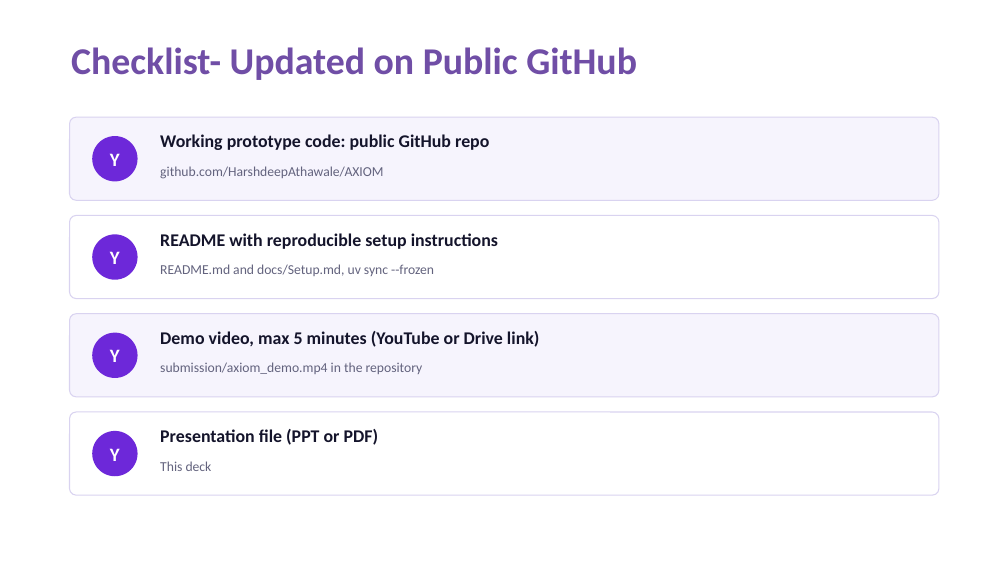
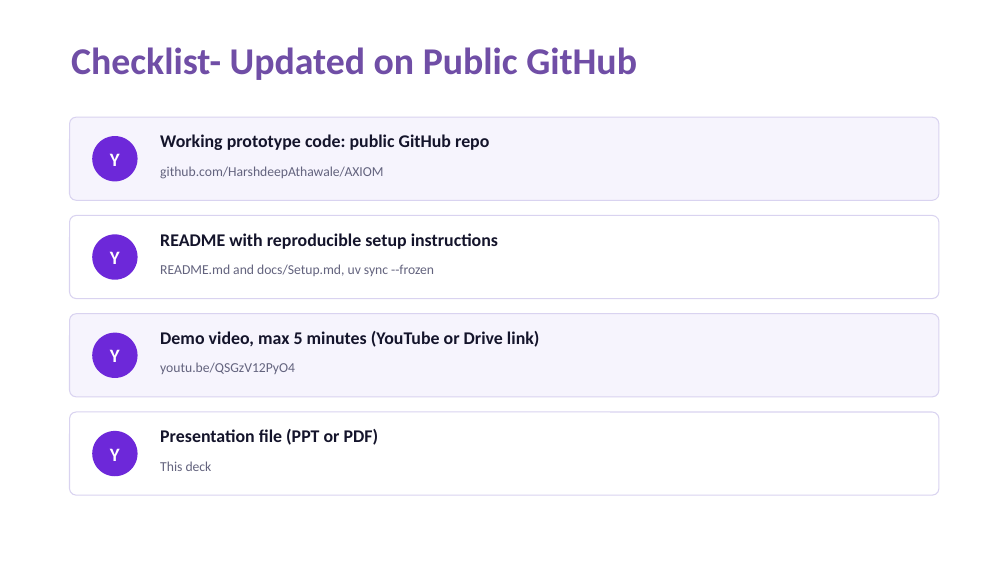
Before and after one commit to HarshdeepAthawale/AXIOM, a slide deck: slide 11 of submission/Thapar_Incognito_Submission.pptx. Drawn at 1008x567 pixels with LibreOffice and Linux fonts; fonts in the diff are those of the drawing. Boxes give left, top, right and bottom in pixels: in the first picture for what was removed or moved away, otherwise in the second. Text is boxed around its words. In the diff, an @@ line names an element or a change of style, - is before the commit and + after.

Commit message:
Link the demo video on YouTube

```diff
--- a/submission/Thapar_Incognito_Submission.pptx
+++ b/submission/Thapar_Incognito_Submission.pptx
@@ text at [160, 362, 295, 374]: text changed @@
-submission/axiom_demo.mp4 in the repository
+youtu.be/QSGzV12PyO4
```
Also in this commit, not shown: 1 other slide changed, 2 other files.
